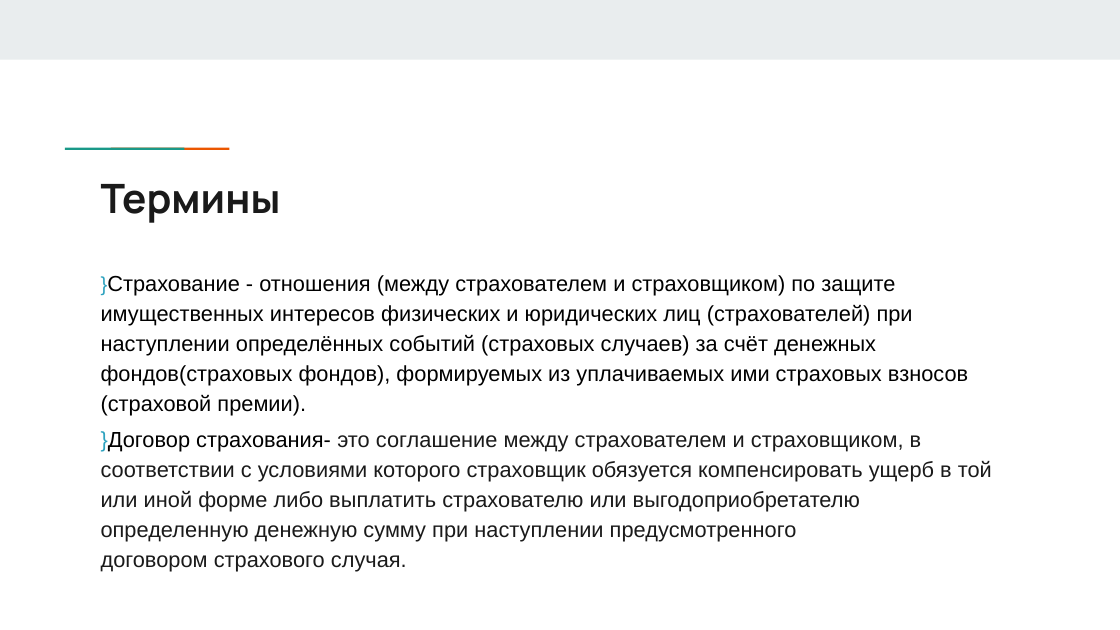
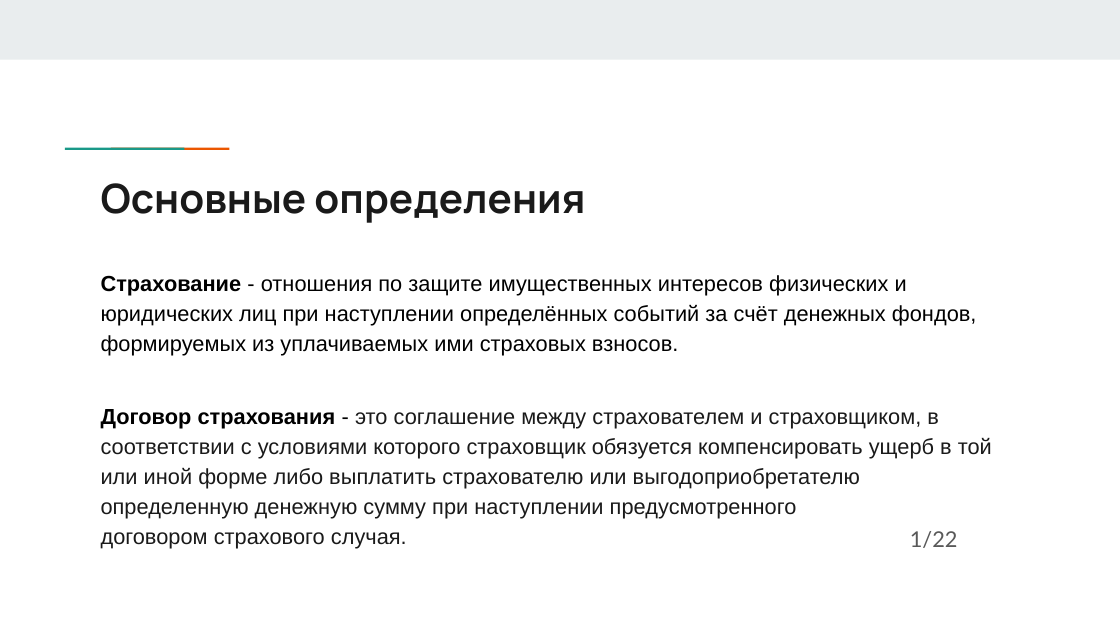
Before and after one commit to DaNkOMeN/MyDiplom, a slide deck: slide 2 of Последняя версия презентации.pptx. Drawn at 1120x630 pixels with LibreOffice and Linux fonts; fonts in the diff are those of the drawing. Boxes give left, top, right and bottom in pixels: in the first picture for what was removed or moved away, otherwise in the second. Text is boxed around its words. In the diff, an @@ line names an element or a change of style, - is before the commit and + after.

```diff
--- a/Последняя версия презентации.pptx
+++ b/Последняя версия презентации.pptx
@@ title at (x1=101, y1=183, x2=585, y2=223): text changed @@
-Термины
+Основные определения
@@ text at (x1=101, y1=275, x2=992, y2=518): text changed; text colour #000000 to #1A1A1A @@
-}Страхование - отношения (между страхователем и страховщиком) по защите имущественных интересов физических и юридических лиц (страхователей) при наступлении определённых событий (страховых случаев) за счёт денежных фондов(страховых фондов), формируемых из уплачиваемых ими страховых взносов (страховой премии).
-}Договор страхования- это соглашение между страхователем и страховщиком, в соответствии с условиями которого страховщик обязуется компенсировать ущерб в той или иной форме либо выплатить страхователю или выгодоприобретателю определенную денежную сумму при наступлении предусмотренного договором страхового случая.
+Страхование - отношения по защите имущественных интересов физических и юридических лиц при наступлении определённых событий за счёт денежных фондов, формируемых из уплачиваемых ими страховых взносов.
+Договор страхования - это соглашение между страхователем и страховщиком, в соответствии с условиями которого страховщик обязуется компенсировать ущерб в той или иной форме либо выплатить страхователю или выгодоприобретателю определенную денежную сумму при наступлении предусмотренного договором страхового случая.
@@ text added at (x1=910, y1=531, x2=958, y2=548), 14 pt, text #595959 @@
+1/22
```
Also in this commit, not shown: 5 other slides changed, 4 slides added, 4 slides removed, 3 other files.
